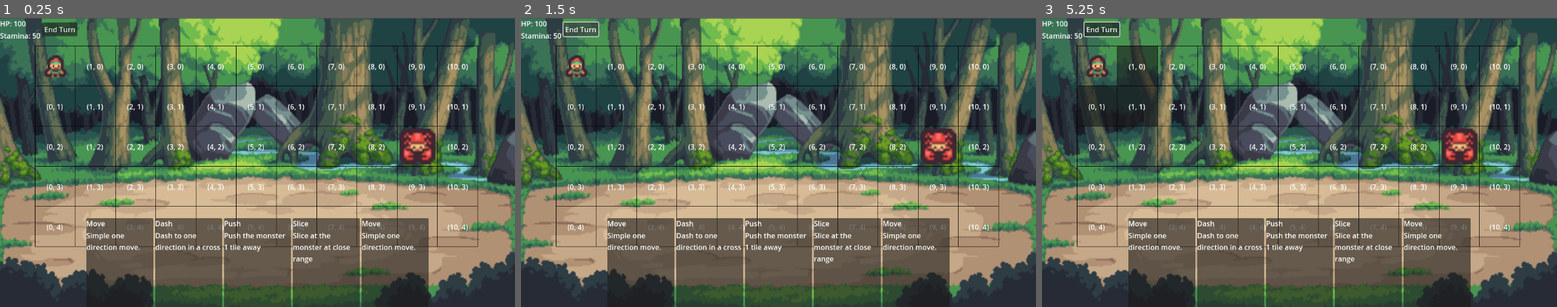
Above: before the commit, frames 1-3 (left to right).
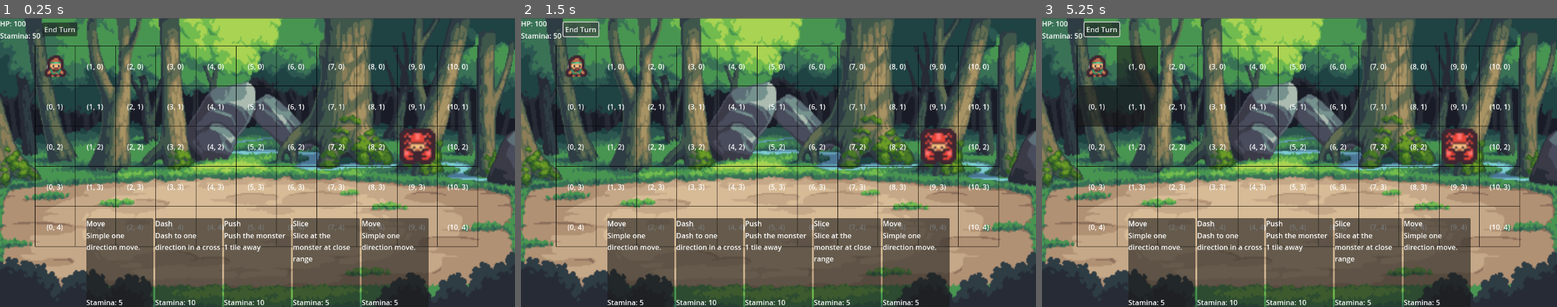
Above: after the commit, the same moments.

Repository: francis403/card-hunter
Game: Godot game, scene res://scenes/_main/Main.tscn
The game is run twice, just before and just after one commit, with the same random seed, the same clock (stepped at 60 frames per second) and the same inputs.
Inputs (mouse positions are in pixels of both pictures, inside the frame that each line leads up to):
- Up to frame 1 (0.25 s): no input
- Up to frame 2 (1.5 s): click "End Turn" at 0.5 s; click "End Turn" at 1.25 s
- Up to frame 3 (5.25 s): click "End Turn" at 2 s; tap Enter at 2.75, 4.25 s; move the mouse to (1412, 148) at 2.77 s; press the mouse at (1412, 148) at 2.78 s; tap Space at 3.5, 5 s; move the mouse to (1196, 176) at 3.52 s; release the mouse at (1196, 176) at 3.53 s; click (1196, 176) at 3.6 s; move the mouse to (1351, 98) at 4.27 s; press the mouse at (1351, 98) at 4.28 s; move the mouse to (1273, 220) at 5.02 s; release the mouse at (1273, 220) at 5.03 s; click (1273, 220) at 5.1 s

The runs differ from the first frame. In frame 1, 0.3% of the frame differs, in the area x 16-78%, y 97-100%; in frame 2, 0.3%; in frame 3, 0.3%.

Commit message:
add basic stamina system UI

Diff:
--- a/resources/card/card_resource.gd
+++ b/resources/card/card_resource.gd
@@ -9,7 +9,8 @@
 @export var default_target: Constants.TargetType = Constants.TargetType.SELF
 @export var default_area_type: Constants.AreaType = Constants.AreaType.NONE
 
+@export var stamina_cost: int = 0
+
 @export var card_categories: Array[CardCategory] = []
 
-# TODO: maybe I don't need a packed scene here
 @export var card_ability_controller_scene: PackedScene
--- a/resources/card/card_resources/dash_card.tres
+++ b/resources/card/card_resources/dash_card.tres
@@ -12,5 +12,6 @@
 description = "Dash to one direction in a cross"
 default_target = 1
 default_area_type = 5
+stamina_cost = 10
 card_categories = Array[ExtResource("2_4dht3")]([ExtResource("3_y52iv")])
 card_ability_controller_scene = ExtResource("1_5jo30")
--- a/resources/card/card_resources/move_card.tres
+++ b/resources/card/card_resources/move_card.tres
@@ -12,5 +12,6 @@
 description = "Simple one direction move."
 default_target = 1
 default_area_type = 4
+stamina_cost = 5
 card_categories = Array[ExtResource("2_ka0i3")]([ExtResource("3_2ggu4")])
 card_ability_controller_scene = ExtResource("1_1ypiw")
--- a/resources/card/card_resources/push_card.tres
+++ b/resources/card/card_resources/push_card.tres
@@ -12,5 +12,6 @@
 description = "Push the monster 1 tile away"
 default_target = 2
 default_area_type = 4
+stamina_cost = 10
 card_categories = Array[ExtResource("2_ps7lh")]([ExtResource("3_xk653")])
 card_ability_controller_scene = ExtResource("1_yecme")
--- a/resources/card/card_resources/slice_card.tres
+++ b/resources/card/card_resources/slice_card.tres
@@ -20,5 +20,6 @@
 description = "Slice at the monster at close range"
 default_target = 2
 default_area_type = 4
+stamina_cost = 5
 card_categories = Array[ExtResource("2_h4xd8")]([SubResource("Resource_ub350")])
 card_ability_controller_scene = ExtResource("1_xd8fq")
--- a/resources/card/category_cards/category_card_resources/move_1_category.tres
+++ b/resources/card/category_cards/category_card_resources/move_1_category.tres
@@ -4,8 +4,8 @@
 
 [resource]
 script = ExtResource("1_063qt")
-move_target = 0
-tile_selection_type = 0
 range = 1
 move_distance = 1
 category_id = "move"
+target = 0
+area_type = 0
--- a/scenes/game_objects/cards/card/card.gd
+++ b/scenes/game_objects/cards/card/card.gd
@@ -5,6 +5,7 @@
 
 @onready var card_title: Label = %CardTitle
 @onready var card_description: Label = %CardDescription
+@onready var stamina_cost_label: Label = %StaminaCostLabel
 
 var card_category_dictionary: CardCategoryDictionary
 
@@ -18,6 +19,7 @@
 func _initialize_card():
 	card_title.text = card_resource.title
 	card_description.text = card_resource.description
+	stamina_cost_label.text = "Stamina: " + str(card_resource.stamina_cost)
 	card_category_dictionary = CardCategoryDictionary.new()
 	if card_resource.card_categories:
 		card_category_dictionary.populate_dictionary(card_resource.card_categories)
--- a/scenes/game_objects/cards/card/card.tscn
+++ b/scenes/game_objects/cards/card/card.tscn
@@ -28,5 +28,14 @@
 text = "Card Description"
 autowrap_mode = 2
 
+[node name="StaminaCostLabel" type="Label" parent="Container"]
+unique_name_in_owner = true
+custom_minimum_size = Vector2(150, 0)
+layout_mode = 2
+size_flags_vertical = 8
+text = "Stamina: 0"
+vertical_alignment = 2
+autowrap_mode = 2
+
 [connection signal="mouse_entered" from="." to="." method="_on_mouse_entered"]
 [connection signal="mouse_exited" from="." to="." method="_on_mouse_exited"]
--- a/scenes/resource_controllers/_card_controller.gd
+++ b/scenes/resource_controllers/_card_controller.gd
@@ -41,7 +41,20 @@
 	card_resource: CardResource,
 	card_categories: CardCategoryDictionary = null
 ):
-	pass
+	print(play_card_action)
+	if not battlemap:
+		battlemap = BattleController.battlemap
+
+	var stamina_cost = card_resource.stamina_cost
+	var player: PlayerPiece = BattleController.get_player()
+	player._stamina -= stamina_cost
+	if player._stamina < 0:
+		# cancel player card
+		BattlemapSignals.canceled_player_input.emit()
+	else:
+		BattlemapSignals.player_stamina_changed.emit(player._stamina)
+
+	# TODO: at any point if the card is canceled I need to return the stamina
 
 func highlight_tiles(
 	piece: Piece,
--- a/scenes/resource_controllers/card_controller/attack_card_controller/attack_card_controller.gd
+++ b/scenes/resource_controllers/card_controller/attack_card_controller/attack_card_controller.gd
@@ -5,8 +5,7 @@
 	card_resource: CardResource,
 	card_categories: CardCategoryDictionary = null
 ):
-	if not battlemap:
-		battlemap = BattleController.battlemap
+	super.play_card_action(card_resource, card_categories)
 
 	if not card_categories.has_category("damage"):
 		print("no damage info in card")
--- a/scenes/resource_controllers/card_controller/move_card_controller/move_card_controller.gd
+++ b/scenes/resource_controllers/card_controller/move_card_controller/move_card_controller.gd
@@ -6,9 +6,7 @@
 	card_resource: CardResource,
 	card_categories: CardCategoryDictionary = null
 ):
-	print(play_card_action)
-	if not battlemap:
-		battlemap = BattleController.battlemap
+	super.play_card_action(card_resource, card_categories)
 
 	if not card_categories.has_category("move"):
 		print("no move info in card")
--- a/singletons/controllers/battle_controller.gd
+++ b/singletons/controllers/battle_controller.gd
@@ -13,6 +13,8 @@
 	print(_on_battlemap_generated_signal)
 	self.battlemap = map
 
+func get_player() -> PlayerPiece:
+	return battlemap.player
 
 func get_tile(x: int, y: int) -> Tile:
 	return battlemap.get_tile(x, y)
--- a/singletons/signals/battlemap_signals.gd
+++ b/singletons/signals/battlemap_signals.gd
@@ -7,3 +7,5 @@
 signal player_input_received
 signal canceled_player_input
 signal tile_picked_in_battlemap(tile: Tile)
+
+signal player_stamina_changed(current_stamina: int)
--- /dev/null
+++ b/ui/player_stats/player_stats_ui.gd
@@ -0,0 +1,11 @@
+extends Control
+
+@onready var player_health_label: Label = $HBoxContainer/VBoxContainer/PlayerHealthLabel
+@onready var player_stamina_label: Label = $HBoxContainer/VBoxContainer/PlayerStaminaLabel
+
+func _ready() -> void:
+	BattlemapSignals.player_stamina_changed.connect(_on_player_stamina_changed)
+
+
+func _on_player_stamina_changed(current_stamina: int):
+	player_stamina_label.text = "Stamina: " + str(current_stamina)
--- a/ui/player_stats/player_stats_ui.tscn
+++ b/ui/player_stats/player_stats_ui.tscn
@@ -1,4 +1,6 @@
-[gd_scene format=3 uid="uid://ckqvejbgtxuhp"]
+[gd_scene load_steps=2 format=3 uid="uid://ckqvejbgtxuhp"]
+
+[ext_resource type="Script" path="res://ui/player_stats/player_stats_ui.gd" id="1_h542a"]
 
 [node name="PlayerStatsUI" type="Control"]
 custom_minimum_size = Vector2(0, 50)
@@ -6,6 +8,7 @@
 anchors_preset = 10
 anchor_right = 1.0
 grow_horizontal = 2
+script = ExtResource("1_h542a")
 
 [node name="HBoxContainer" type="HBoxContainer" parent="."]
 layout_mode = 1
